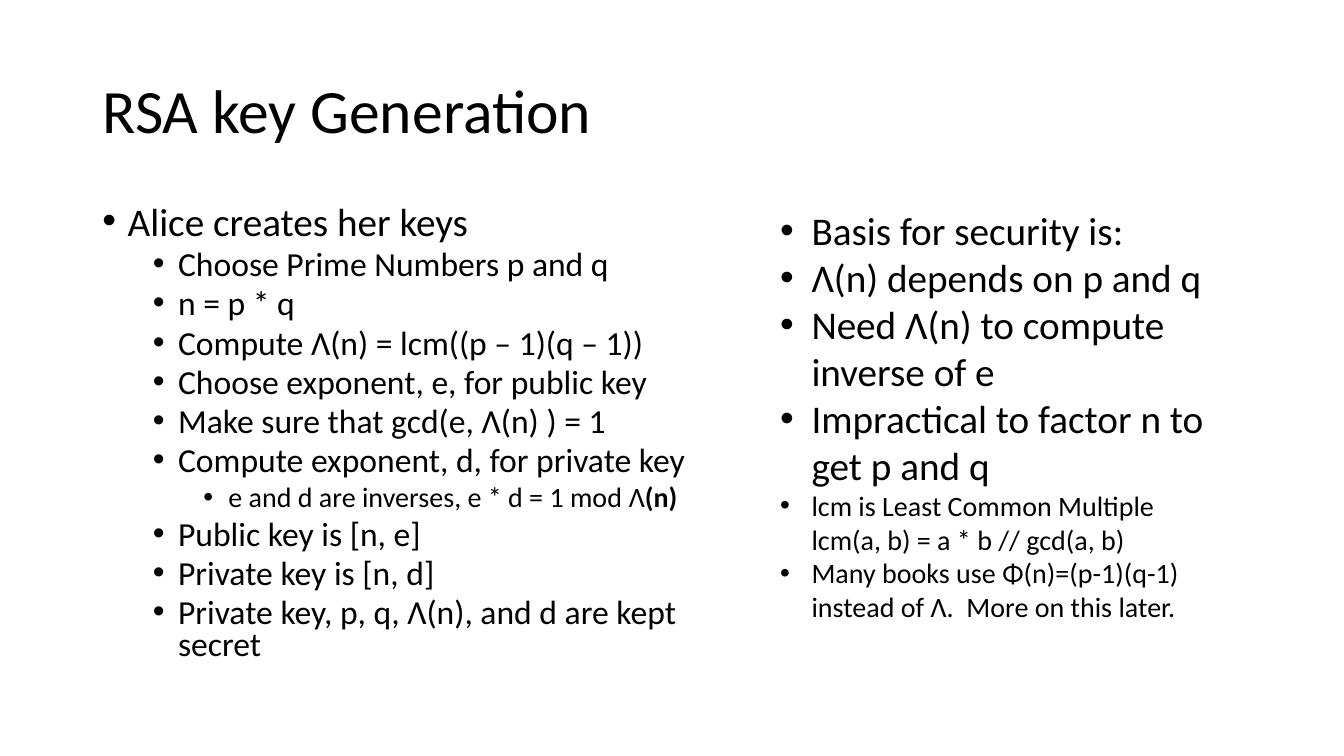
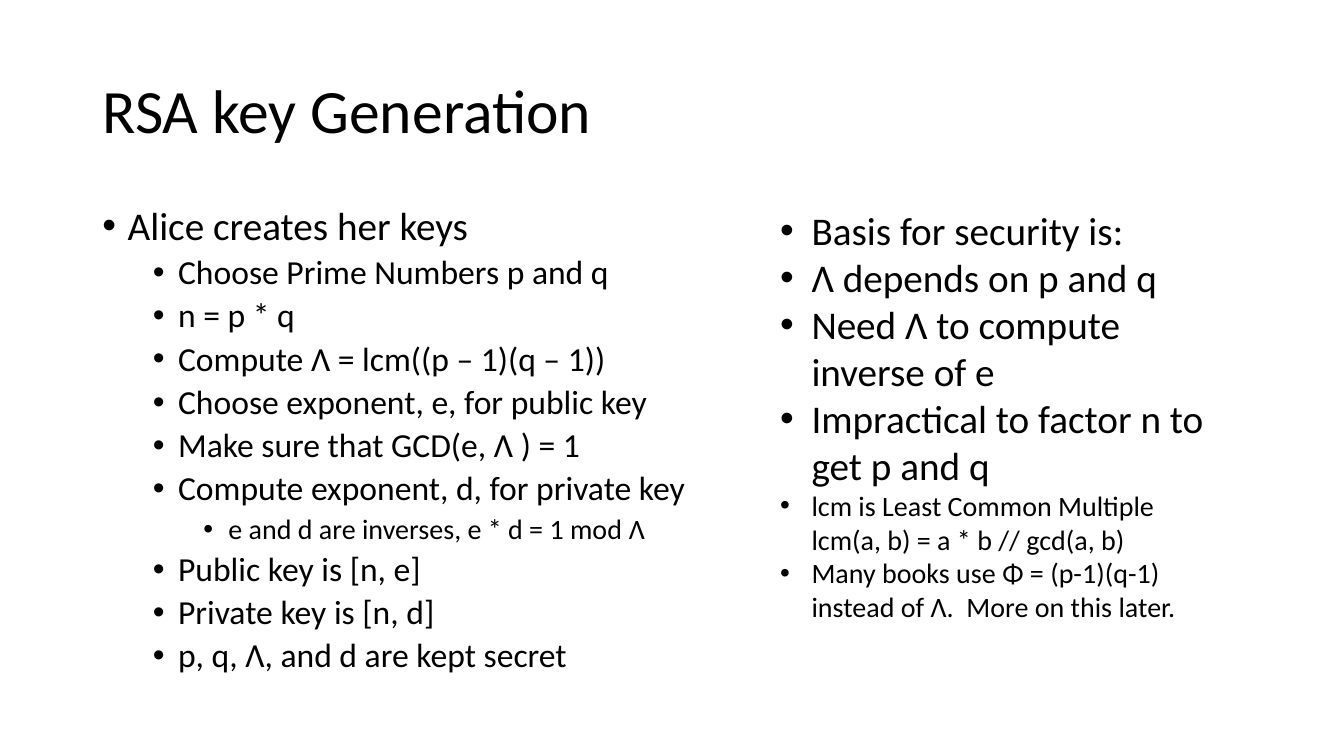
Before and after one commit to john-r2/CyberSec-Modules, a slide deck: slide 10 of 5.Crypto/Cryptology4-Public-Key-Intro-RSA.pptx. Drawn at 1344x756 pixels with LibreOffice and Linux fonts; fonts in the diff are those of the drawing. Boxes give left, top, right and bottom in pixels: in the first picture for what was removed or moved away, otherwise in the second. Text is boxed around its words. In the diff, an @@ line names an element or a change of style, - is before the commit and + after.

```diff
--- a/5.Crypto/Cryptology4-Public-Key-Intro-RSA.pptx
+++ b/5.Crypto/Cryptology4-Public-Key-Intro-RSA.pptx
@@ text at [128, 212, 685, 630]: line spacing 0.8 to 0.9 @@
@@ text at [812, 264, 1157, 387]: text changed @@
-• Λ(n) depends on p and q
-• Need Λ(n) to compute inverse of e
+• Λ depends on p and q
+• Need Λ to compute inverse of e
@@ text at [178, 346, 605, 377]: text changed @@
-  • Compute Λ(n) = lcm((p – 1)(q – 1))
+  • Compute Λ = lcm((p – 1)(q – 1))
@@ text at [178, 432, 580, 462]: text changed @@
-  • Make sure that gcd(e, Λ(n) ) = 1
+  • Make sure that GCD(e, Λ ) = 1
@@ text at [228, 519, 645, 543]: text changed @@
-    • e and d are inverses, e * d = 1 mod Λ(n)
+    • e and d are inverses, e * d = 1 mod Λ
@@ text at [812, 562, 1176, 618]: text changed @@
-• Many books use Φ(n)=(p-1)(q-1) instead of Λ. More on this later.
+• Many books use Φ = (p-1)(q-1) instead of Λ. More on this later.
@@ text at [178, 643, 567, 673]: text changed @@
-  • Private key, p, q, Λ(n), and d are kept secret
+  • p, q, Λ, and d are kept secret
```
Also in this commit, not shown: 4 other slides changed, 32 other files.
